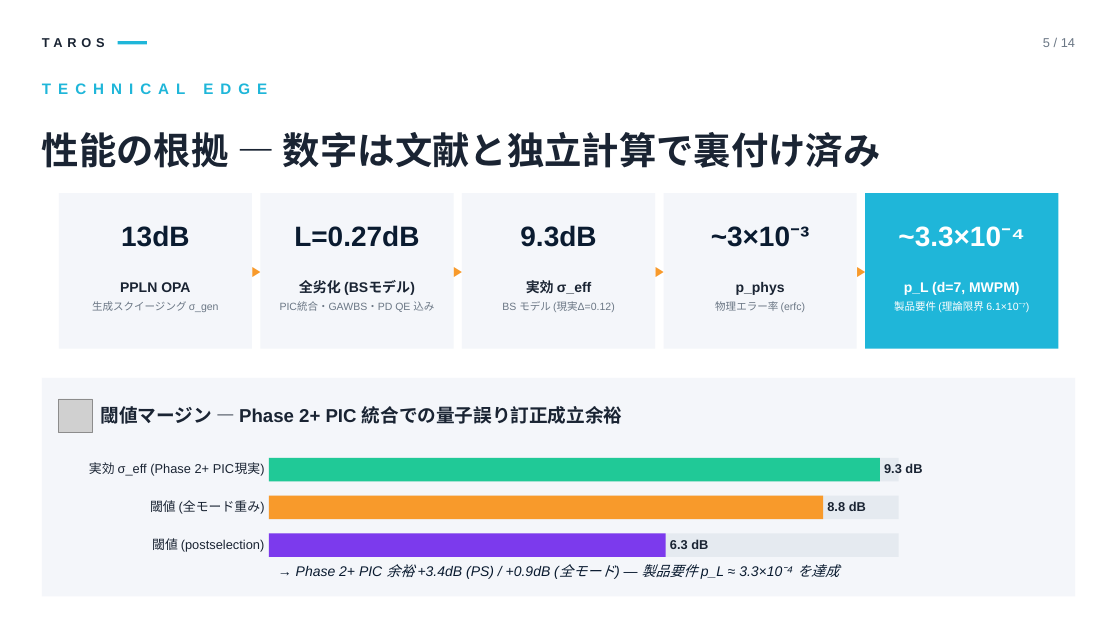
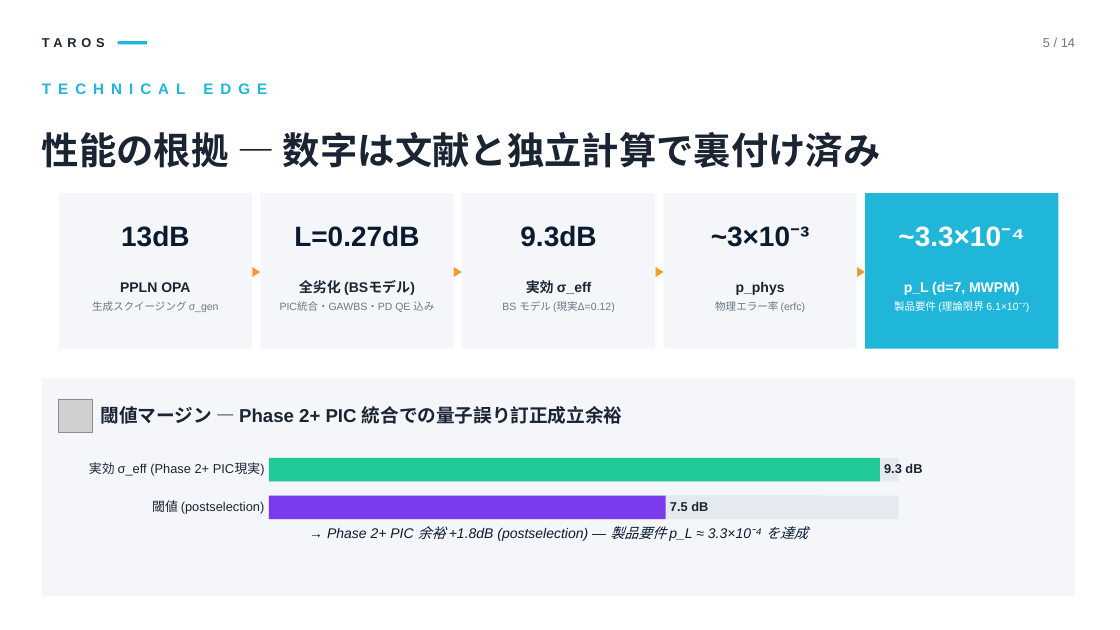
Before and after one commit to TomohiroTani28/Taros, a slide deck: slide 5 of assets/TAROS_Investor_Pitch_Revised.pptx. Drawn at 1120x630 pixels with LibreOffice and Linux fonts; fonts in the diff are those of the drawing; grey boxes stand for pictures. Boxes give left, top, right and bottom in pixels: in the first picture for what was removed or moved away, otherwise in the second. Text is boxed around its words. In the diff, an @@ line names an element or a change of style, - is before the commit and + after.

```diff
--- a/assets/TAROS_Investor_Pitch_Revised.pptx
+++ b/assets/TAROS_Investor_Pitch_Revised.pptx
@@ text "閾値 (postselection)": place and size @@
-text "閾値 (postselection)" at [152,538,265,552]
+text "閾値 (postselection)" at [152,500,265,514]
@@ text removed at [150,500,265,514] @@
-閾値 (全モード重み)
@@ rectangle: place and size @@
-rectangle at [269,534,665,557]
+rectangle at [269,496,665,519]
@@ rectangle at [269,496,823,519]: fill #F89A2B to #E5EAF0 @@
@@ text at [670,502,708,511]: text changed @@
-6.3 dB
+7.5 dB
@@ text removed at [827,502,866,511] @@
-8.8 dB
@@ rectangle removed at [269,534,899,557] @@
@@ text at [327,526,808,541]: text changed @@
-→ Phase 2+ PIC 余裕 +3.4dB (PS) / +0.9dB (全モード) — 製品要件 p_L ≈ 3.3×10⁻⁴ を達成
+→ Phase 2+ PIC 余裕 +1.8dB (postselection) — 製品要件 p_L ≈ 3.3×10⁻⁴ を達成
```
Also in this commit, not shown: 1 other slide changed, 27 other files.
